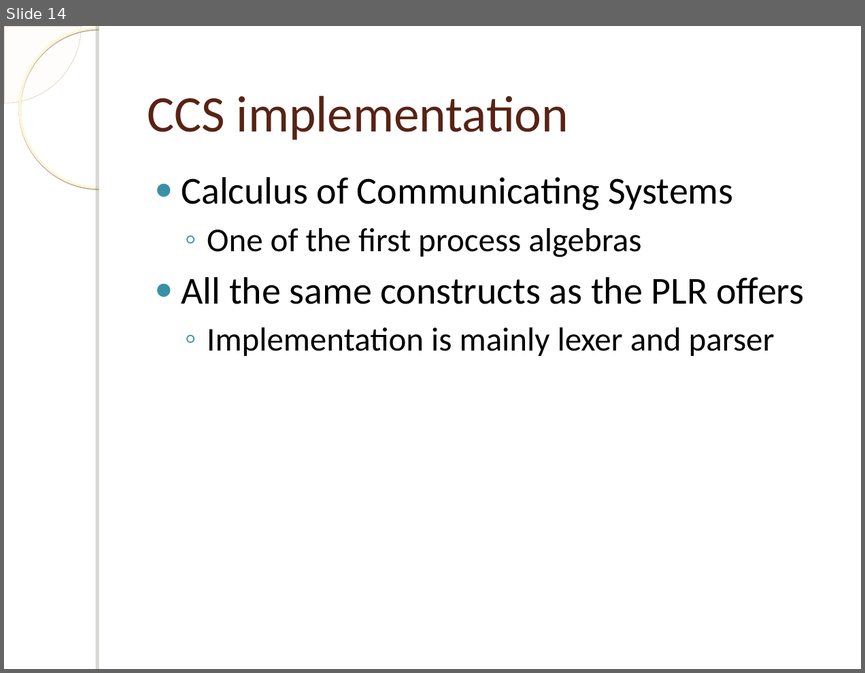
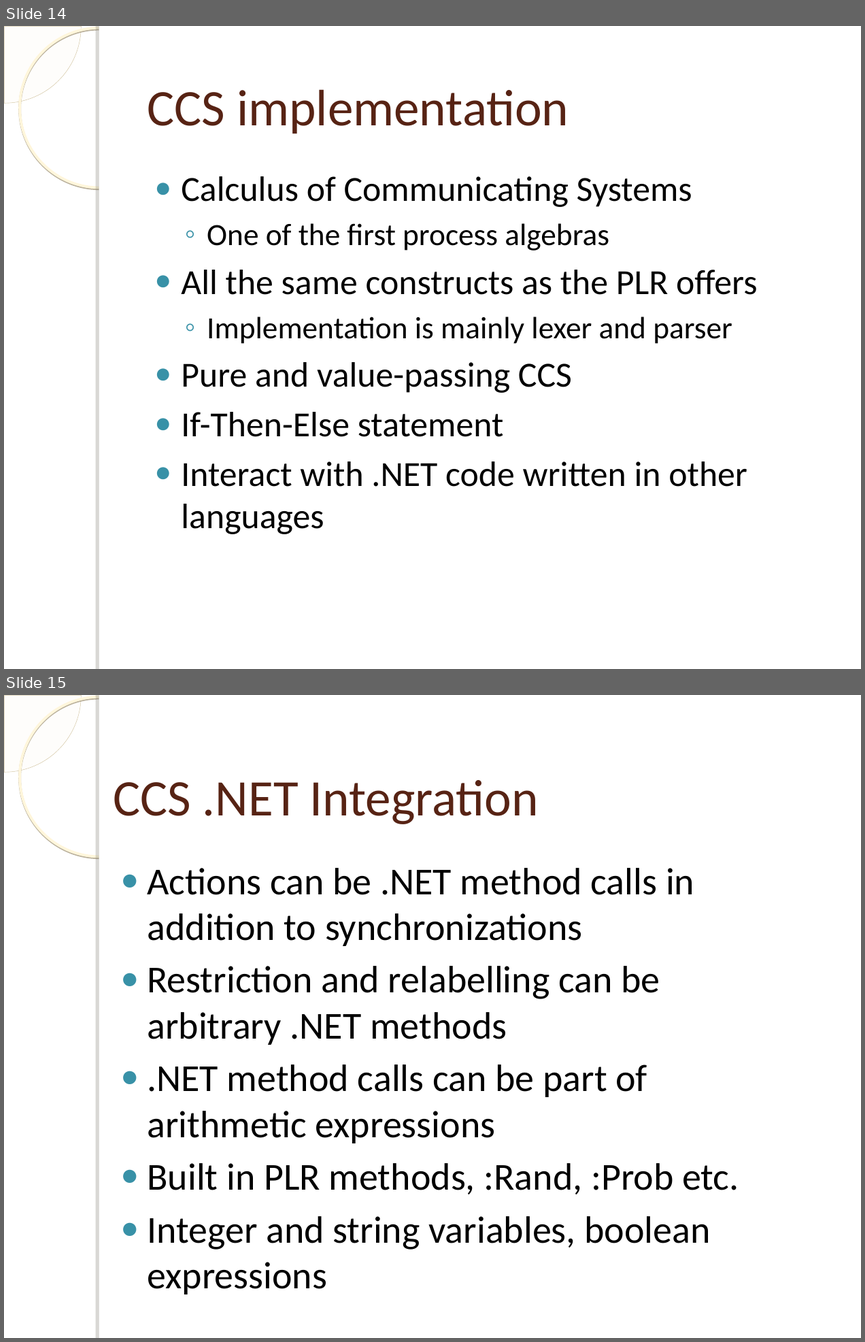
Before and after one commit to einaregilsson/Process-Language-Runtime, a slide deck: presentation.ppt. Shown one above the other, each under a label of ours: slide 14 before the commit, slides 14 and 15 after it. The pictures are 865x673 and 865x1342 pixels, drawn with LibreOffice and Linux fonts; fonts in the diff are those of the drawing; background and template pictures are left out. Boxes give left, top, right and bottom in pixels: in the first picture for what was removed or moved away, otherwise in the second. Text is boxed around its words. In the diff, an @@ line names an element or a change of style, - is before the commit and + after.

```diff
--- a/presentation.ppt
+++ b/presentation.ppt
@@ slide 15 added at <box>4,695,861,1338</box>, background picture (left out); not listed: 4 template elements that a slide beside it also shows @@
@@ text added at <box>113,780,538,824</box>, 43 pt, text #572314 @@
+CCS .NET Integration
@@ text added at <box>147,868,738,1294</box>, 32 pt, text #000000 @@
+● Actions can be .NET method calls in addition to synchronizations
+● Restriction and relabelling can be arbitrary .NET methods
+● .NET method calls can be part of arithmetic expressions
+● Built in PLR methods, :Rand, :Prob etc.
+● Integer and string variables, boolean expressions
@@ slide 14 changed as well @@
@@ title "CCS implementation": place and size @@
-title "CCS implementation" at <box>147,95,568,140</box>
+title "CCS implementation" at <box>147,89,568,133</box>
@@ text at <box>181,176,757,344</box>: size 32 to 29.6 pt in "Calculus of Communicating Systems", "All the same constructs as the PLR ..."; size 28 to 25.9 pt in "One of the first process algebras", "Implementation is mainly lexer and parser" @@
@@ text at <box>181,362,747,534</box>: paragraphs added @@
+● Pure and value-passing CCS
+● If-Then-Else statement
+● Interact with .NET code written in other languages
```
Also in this commit, not shown: 4 other slides changed.
